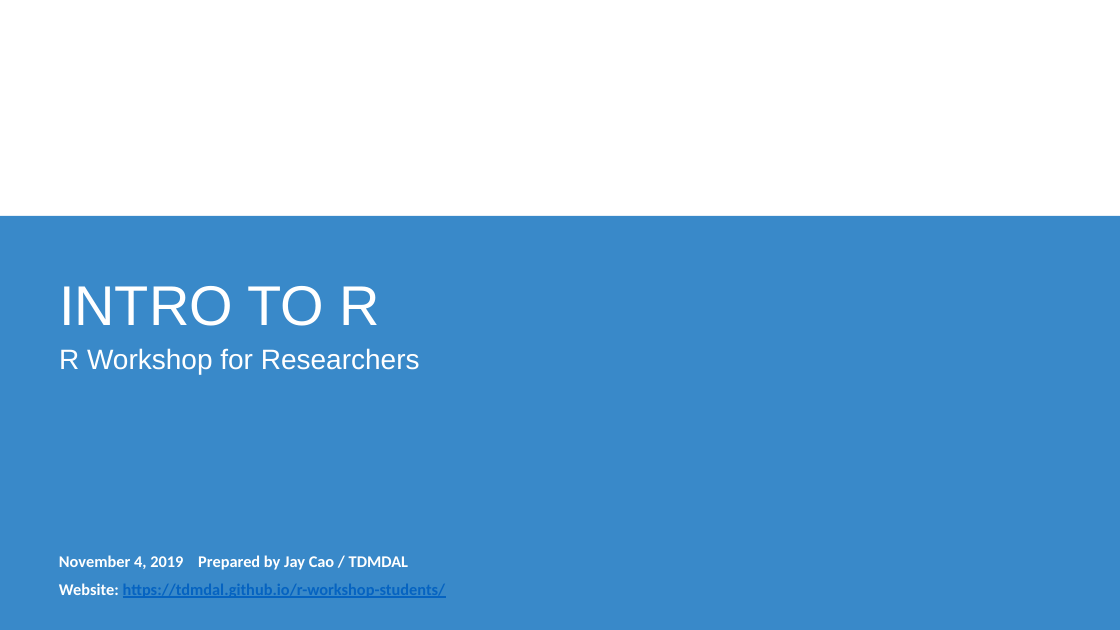
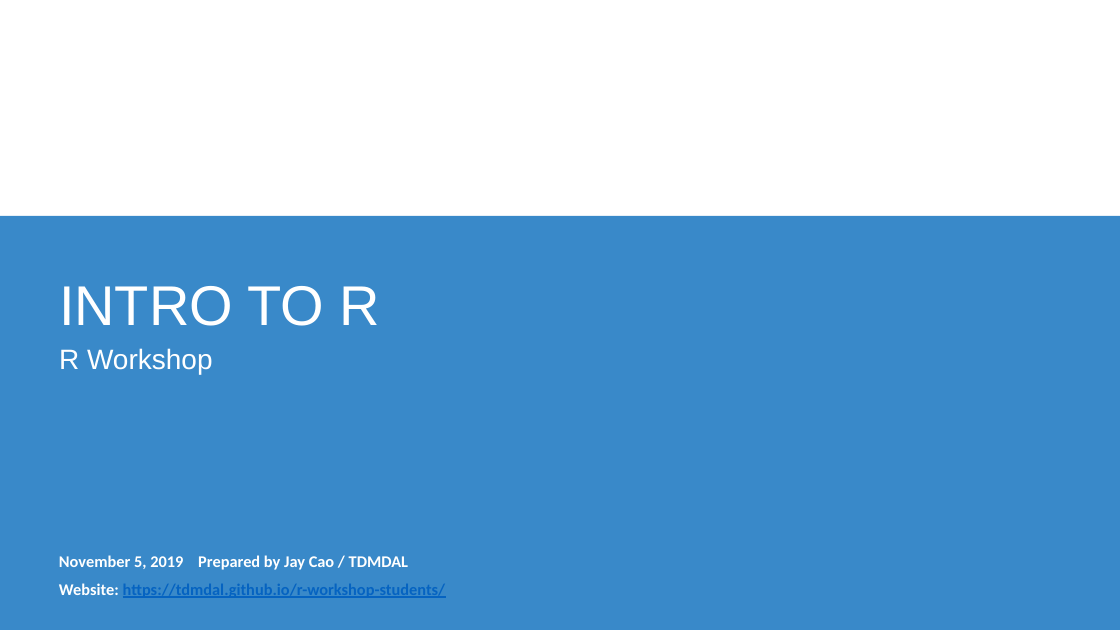
Before and after one commit to tdmdal/r-workshop-students, a slide deck: slide 1 of r_intro_students.pptx. Drawn at 1120x630 pixels with LibreOffice and Linux fonts; fonts in the diff are those of the drawing; background and template pictures are left out. Boxes give left, top, right and bottom in pixels: in the first picture for what was removed or moved away, otherwise in the second. Text is boxed around its words. In the diff, an @@ line names an element or a change of style, - is before the commit and + after.

Commit message:
fixed title slide problem

```diff
--- a/r_intro_students.pptx
+++ b/r_intro_students.pptx
@@ text at box(59, 348, 213, 375): text changed @@
-R Workshop for Researchers
+R Workshop
@@ text at box(59, 555, 408, 570): text changed @@
-November 4, 2019 Prepared by Jay Cao / TDMDAL
+November 5, 2019 Prepared by Jay Cao / TDMDAL
```
Also in this commit, not shown: 2 other files.
